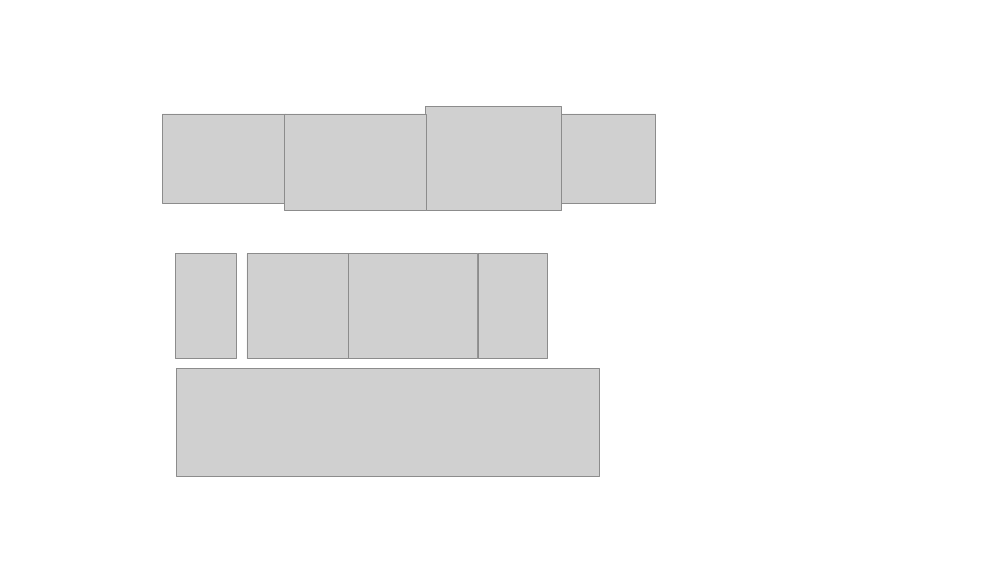
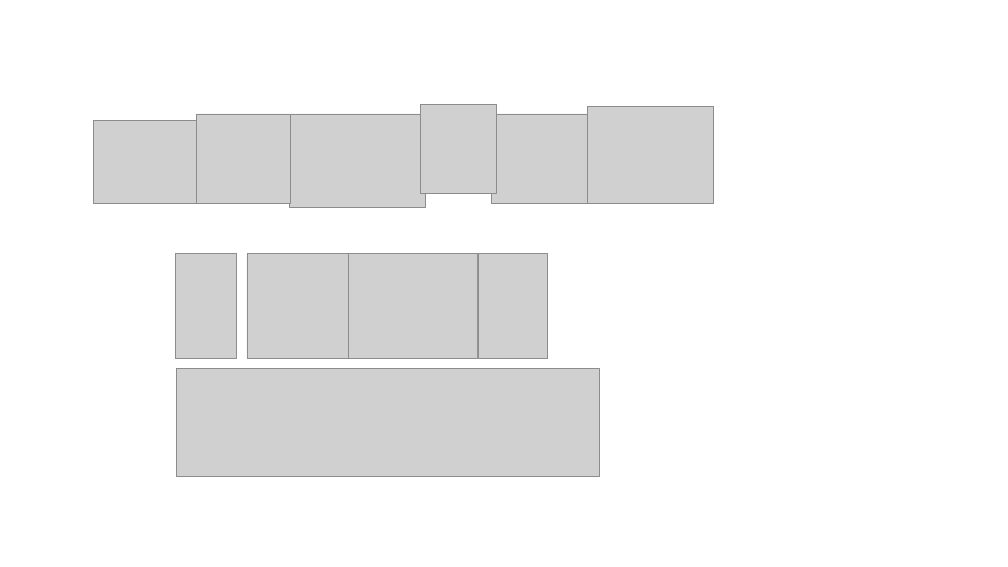
Before and after one commit to IDMDataHub/FlexOfficeReservationStreamlitApp, a slide deck: slide 3 of Présentation1.pptx. Drawn at 1008x567 pixels with LibreOffice and Linux fonts; fonts in the diff are those of the drawing; grey boxes stand for pictures. Boxes give left, top, right and bottom in pixels: in the first picture for what was removed or moved away, otherwise in the second. Text is boxed around its words. In the diff, an @@ line names an element or a change of style, - is before the commit and + after.

```diff
--- a/Présentation1.pptx
+++ b/Présentation1.pptx
@@ picture added at box(197, 114, 290, 203) @@
@@ picture: place and size @@
-picture at box(285, 114, 427, 211)
+picture at box(289, 114, 426, 207)
@@ picture added at box(420, 104, 497, 194) @@
@@ picture removed at box(426, 107, 561, 211) @@
@@ picture: place and size @@
-picture at box(547, 114, 656, 203)
+picture at box(492, 114, 600, 203)
@@ picture added at box(588, 107, 714, 203) @@
@@ picture: place and size @@
-picture at box(163, 114, 286, 203)
+picture at box(94, 120, 208, 203)
```
Also in this commit, not shown: 4 other files.
